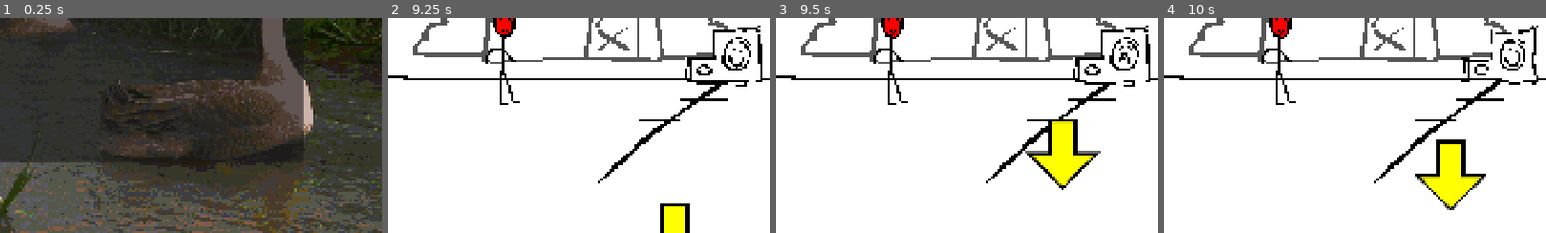
Above: before the commit, frames 1-4 (left to right).
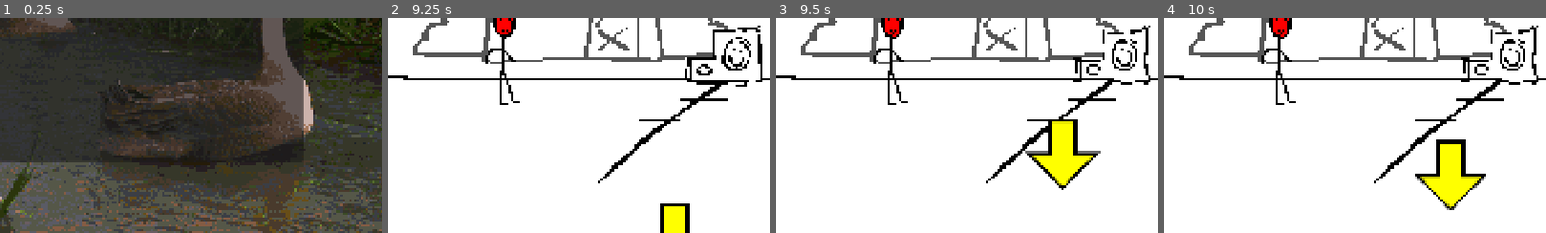
Above: after the commit, the same moments.

Repository: B3GD/b3gd
Game: Godot game, scene res://states/menus/freeplay/freeplay.tscn
Same seed, same stepped clock (60 frames per second), same inputs: the game is played once before the commit and once after it. Sound files missing from this copy of the repository are replaced by a short silence.
Inputs (mouse positions are % of the whole screen's width and height, from its top left):
- Up to frame 1 (0.25 s): no input
- Up to frame 2 (9.25 s): tap Enter at 0.5, 2, 3.5 s; move the mouse to (72, 45) at 0.52 s; hold Up (editor_time_up) 0.53-1.25 s; click (72, 45) at 0.67 s; tap Space (editor_pause) at 1.25, 2.75, 4.25 s; drag from (30, 55) to (45, 70) at 1.27 s; move the mouse to (60, 28) at 2.02 s; hold Up (editor_time_up) 2.03-2.75 s; drag from (45, 70) to (20, 35) at 2.77 s; move the mouse to (80, 65) at 3.52 s; hold Down (editor_time_down) 3.53-4.25 s; tap Keypad 7 (editor_activate) at 4.15 s; drag from (20, 35) to (35, 25) at 4.27 s; move the mouse to (55, 50) at 5.02 s; hold Down (editor_time_down) 5.03-5.75 s; click (55, 50) at 5.17 s; drag from (35, 25) to (30, 55) at 5.77 s; move the mouse to (72, 45) at 6.52 s; hold Up (editor_time_up) 6.53-7.25 s; drag from (30, 55) to (45, 70) at 7.27 s; move the mouse to (60, 28) at 8.02 s; hold Down (editor_time_down) 8.03-8.75 s; drag from (45, 70) to (20, 35) at 8.77 s
- Up to frame 3 (9.5 s): no input
- Up to frame 4 (10 s): move the mouse to (80, 65) at 9.52 s; hold Up (editor_time_up) from 9.53 s (still down); click (80, 65) at 9.67 s
The pictures show only the part of the screen within x 33-83%, y 48-98%; the shares and areas given below are measured in that part.

Frames 1-2 are identical in both runs. In frame 3, 1.6% of the frame differs, in the area x 77-98%, y 3-32%; in frame 4, nothing differs.

Commit message:
many simplifications - backport from beta 3

Diff:
--- a/b3gd/chart_data/chart_metadata.gd
+++ b/b3gd/chart_data/chart_metadata.gd
@@ -2,3 +2,4 @@
 
 @export var name:String
 @export var credits:Dictionary[String, PackedStringArray]
+@export var custom:Dictionary[String, Variant]
--- a/b3gd/chart_data/events/abstract/tween_event.gd
+++ b/b3gd/chart_data/events/abstract/tween_event.gd
@@ -14,6 +14,7 @@
 	"value": null
 }
 var force_ignore = false
+var multiply = false
 
 
 func init():
@@ -27,14 +28,19 @@
 		tween_tracker.node.get(tween_tracker.property).kill()
 		tween_tracker.node.set(tween_tracker.property, null)
 
+	var tween_value = to_tween.value
+	if multiply:
+		tween_value = to_tween.node.get(to_tween.property) * tween_value
+
 	if !tween:
-		to_tween.node.set(to_tween.property, to_tween.value)
+		to_tween.node.set(to_tween.property, tween_value)
 		return
 	var current_tween = parent.get_tree().create_tween()
+
 	current_tween.tween_property(
 		to_tween.node,
 		to_tween.property,
-		to_tween.value,
+		tween_value,
 		duration / speed
 	).set_trans(transition).set_ease(ease_type)
 
--- a/b3gd/chart_data/events/call_function.gd
+++ b/b3gd/chart_data/events/call_function.gd
@@ -11,7 +11,13 @@
 
 func play(speed: float = 1.0):
 	var split_parameters = Array(function_parameters.split(",", false))
+	assert(node != null, "Call function: Node" + node_path + "does not exist")
 	if add_speed:
 		split_parameters.insert(0, speed)
-	if node != null:
-		node.callv(function_name, split_parameters)
+	var function_id = node.get_method_list().find_custom(func(x): return x.name == function_name)
+	assert(function_id >= 0, "Call function: function" + function_name + "does not exist")
+	var function_params = node.get_method_list()[function_id].args
+	for param_id in split_parameters.size():
+		var param = function_params[param_id]
+		split_parameters[param_id] = type_convert(split_parameters[param_id], param.type)
+	node.callv(function_name, split_parameters)
--- a/b3gd/chart_data/events/camera/camera_zoom.gd
+++ b/b3gd/chart_data/events/camera/camera_zoom.gd
@@ -1,6 +1,7 @@
 class_name EventCameraZoom extends EventTween
 
 @export var target_zoom: Vector2 = Vector2.ONE
+@export var multiplicative: bool = false
 
 func init():
 	if parent.get_tree().get_first_node_in_group("SceneCamera") == null:
@@ -12,3 +13,5 @@
 	to_tween.node = parent.get_tree().get_first_node_in_group("SceneCamera")
 	to_tween.property = "zoom"
 	to_tween.value = target_zoom
+
+	multiply = multiplicative
--- a/b3gd/chart_data/events/tween_custom.gd
+++ b/b3gd/chart_data/events/tween_custom.gd
@@ -1,8 +1,8 @@
 class_name EventTweenCustom extends EventTween
 
-@export var tween_tracker_path: NodePath
+@export var tween_tracker_path: String
 @export var tween_tracker_property: String
-@export var tween_node_path: NodePath
+@export var tween_node_path: String
 @export var tween_property: String
 @export var tween_value: Variant
 
@@ -10,9 +10,6 @@
 	var tween_node = parent.get_tree().current_scene.get_node(tween_node_path)
 	var tween_tracker_node = parent.get_tree().current_scene.get_node_or_null(tween_tracker_path)
 
-	if parent.get_tree().get_first_node_in_group("SceneCamera") == null:
-		force_ignore = true
-		return
 	tween_tracker.node = tween_tracker_node
 	tween_tracker.property = tween_tracker_property
 
--- a/b3gd/chart_data/notes/note_suffix.gd
+++ b/b3gd/chart_data/notes/note_suffix.gd
@@ -1,3 +1,3 @@
 class_name NoteSuffix extends Note
 
-@export var suffix = "alt"
+@export var suffix = "_alt"
--- a/b3gd/chart_data/strum_line.gd
+++ b/b3gd/chart_data/strum_line.gd
@@ -4,3 +4,5 @@
 @export var receptors: Array[Receptor]
 ## If this is true, Input on this strumline is automatic
 @export var cpu: bool
+
+var function: Callable
--- a/b3gd/chart_editor/chart_editor_activate.gd
+++ b/b3gd/chart_editor/chart_editor_activate.gd
@@ -18,15 +18,17 @@
 	editor.queue_free()
 	editor = null
 	$ChartLoader.load_notes(true)
-	$NoteManager.force_inactive = false
+	$NoteManager.process_mode = Node.PROCESS_MODE_INHERIT
+	$UI.process_mode = Node.PROCESS_MODE_INHERIT
 	$UI.visible = true
 
 	if $SongAudioPlayer.paused:
 		$SongAudioPlayer.unpause()
 
 func add_editor() -> void:
-	$NoteManager.force_inactive = true
+	$NoteManager.process_mode = Node.PROCESS_MODE_DISABLED
 	$ChartLoader.load_chart()
 	editor = load(editor_path).instantiate()
 	add_child(editor)
+	$UI.process_mode = Node.PROCESS_MODE_DISABLED
 	$UI.visible = false
--- a/b3gd/chart_player/chart_loader.gd
+++ b/b3gd/chart_player/chart_loader.gd
@@ -9,7 +9,6 @@
 @export var song_audio_player:AudioStreamPlayer
 @export var note_manager:Node
 @export var event_player:Node
-@export var status_handler:Node
 
 func _ready() -> void:
 	load_chart()
@@ -33,7 +32,6 @@
 	for i in chart.tracks.vocal_layers.size():
 		vocal_layers.append(i + start_index)
 
-
 	for track in tracks:
 		if track == null:
 			tracks.erase(track)
@@ -49,6 +47,7 @@
 	note_manager.strum_lines = chart_source.chart.strum_lines.duplicate_deep(Resource.DEEP_DUPLICATE_ALL)
 
 	for strum_line in note_manager.strum_lines:
+		strum_line.function = [note_manager.player_receptor_input, note_manager.cpu_receptor_input][int(strum_line.cpu)]
 		for receptor in strum_line.receptors:
 			receptor.last_press = Receptor.ReceptorInput.new()
 			receptor.last_press.input_time = 0
--- a/b3gd/chart_player/event_player.gd
+++ b/b3gd/chart_player/event_player.gd
@@ -29,8 +29,8 @@
 			events[last_played_event].play(song_audio_player.pitch_scale * -1)
 		return false
 	if last_played_event != -1 and events[last_played_event].time > song_audio_player.song_progress_seconds:
+		events[last_played_event].play(song_audio_player.pitch_scale * -1)
 		last_played_event = max(last_played_event - 1, -1)
-		events[last_played_event].play(song_audio_player.pitch_scale * -1)
 		return true
 	if last_played_event >= events.size() - 1:
 		return false
--- a/b3gd/chart_player/note_manager.gd
+++ b/b3gd/chart_player/note_manager.gd
@@ -1,11 +1,10 @@
 extends Node
-# I also stole this whole script from myself, it might need adjustment - gitgato
-
-var force_inactive := false # Chart editor will temporarily disable input.
 
 signal note_press(strum_line_id: int, receptor_id: int, note: Note, hold_delta: float)
-signal note_miss(strum_line_id: int, receptor_id: int)
+signal note_miss(strum_line_id: int, receptor_id: int, note: Note)
 
+## Hit window in seconds. Spans both sides.
+## (e.g. a hit window of 0.2 means 0.1 seconds before and after.)
 @export var hit_window = 0.2
 @export var hold_end_window = 0.12
 @export_group("Node References")
@@ -15,29 +14,25 @@
 var strum_lines: Array[StrumLine] = []
 
 func _process(_delta: float) -> void:
-	if force_inactive:
-		return
 	for strum_line_id in range(strum_lines.size()):
 		for receptor_id in strum_lines[strum_line_id].receptors.size():
-			if strum_lines[strum_line_id].cpu:
-				handle_auto_receptor_input(strum_line_id, receptor_id)
-			else:
-				handle_manual_receptor_input(strum_line_id, receptor_id)
+			strum_lines[strum_line_id].function.call(strum_line_id, receptor_id)
 
-func handle_auto_receptor_input(strum_line_id, receptor_id):
-	if strum_lines[strum_line_id].receptors[receptor_id].notes.size() == 0:
+func cpu_receptor_input(strum_line_id, receptor_id):
+	var receptor = strum_lines[strum_line_id].receptors[receptor_id]
+
+	if receptor.notes.size() == 0:
 		return
-	while strum_lines[strum_line_id].receptors[receptor_id].notes[0].time <= song_audio_player.song_progress_seconds:
+
+	while receptor.notes[0].time <= song_audio_player.song_progress_seconds:
 		hit_note(strum_line_id, receptor_id)
-		if strum_lines[strum_line_id].receptors[receptor_id].notes.size() == 0:
+		receptor.last_press.ignore_draw = false
+		if receptor.notes.size() == 0 or receptor.notes[0].hold_pressed:
 			return
-			if strum_lines[strum_line_id].receptors[receptor_id].notes[0].hold_pressed:
-				return
 
-func handle_manual_receptor_input(strum_line_id, receptor_id):
+func player_receptor_input(strum_line_id, receptor_id):
 	var input_name = "strumline_" + str(receptor_id)
-	if !InputMap.has_action(input_name):
-		return
+	assert(InputMap.has_action(input_name), "Action " + input_name + " does not exist.")
 	var is_pressed = Input.is_action_just_pressed(input_name)
 	var is_held = Input.is_action_pressed(input_name)
 	var receptor = strum_lines[strum_line_id].receptors[receptor_id]
@@ -47,27 +42,17 @@
 	if receptor.notes.size() > 0:
 		note_distance = receptor.notes[0].time - song_audio_player.song_progress_seconds
 
-	# If note outside of range, only ghost tap.
 	if note_distance > hit_window * 0.5:
 		if is_pressed:
 			hit_dummy(strum_line_id, receptor_id)
-		return
+	elif note_distance < hit_window * -0.5:
+		miss_note(strum_line_id, receptor_id)
+	else:
+		if !is_held and receptor.notes[0].hold_pressed and receptor.notes[0].length < hold_end_window:
+			receptor.notes.pop_front()
 
-	# If theres no notes here, nothing will happen.
-	if receptor.notes.size() == 0:
-		return
-
-	# If hold is almost done but end is forgotten, delete.
-	if !is_held and receptor.notes[0].hold_pressed and receptor.notes[0].length < hold_end_window:
-		receptor.notes.pop_front()
-
-	# If a note is behind hit window, Miss it
-	if note_distance <= -hit_window * 0.5:
-		miss_note(strum_line_id, receptor_id)
-		return
-
-	if is_pressed or (is_held and receptor.notes[0].hold_pressed):
-		hit_note(strum_line_id, receptor_id)
+		if is_pressed or (is_held and receptor.notes[0].hold_pressed):
+			hit_note(strum_line_id, receptor_id)
 
 func hit_dummy(strum_line_id, receptor_id):
 	strum_lines[strum_line_id].receptors[receptor_id].last_press.input_time = song_audio_player.song_progress_seconds
@@ -75,47 +60,41 @@
 	note_press.emit(strum_line_id, receptor_id, null, 1.0)
 
 func hit_note(strum_line_id, receptor_id):
-	mute_strumline(strum_line_id, false)
-
 	var receptor = strum_lines[strum_line_id].receptors[receptor_id]
 	receptor.last_press.input_time = song_audio_player.song_progress_seconds
 	receptor.last_press.dummy = false
-	var note_ref = receptor.notes[0]
+	var note = receptor.notes[0]
 
-	if note_ref.length > 0:
-		var time_difference = song_audio_player.song_progress_seconds - note_ref.time
+	var time_difference = song_audio_player.song_progress_seconds - note.time
+
+	if note.note_hit():
+		note_press.emit(strum_line_id, receptor_id, note, time_difference)
+		mute_strumline(strum_line_id, false)
+
+	if note.length > 0:
 		move_sustain(strum_line_id, receptor_id, time_difference)
-		if note_ref.note_hit():
-			note_press.emit(strum_line_id, receptor_id, note_ref, time_difference)
-		note_ref.hold_pressed = true
-
-	if note_ref.length <= 0:
-		var sushit = note_ref.hold_pressed
-		if !sushit:
-			if note_ref.note_hit():
-				note_press.emit(strum_line_id, receptor_id, note_ref, 1.0)
+	else:
 		receptor.notes.pop_front()
 
 func miss_note(strum_line_id, receptor_id):
-	mute_strumline(strum_line_id, true)
+	var note = strum_lines[strum_line_id].receptors[receptor_id].notes[0]
 
-	var receptor = strum_lines[strum_line_id].receptors[receptor_id]
-	var note_ref = receptor.notes[0]
+	if note.note_miss():
+		note_miss.emit(strum_line_id, receptor_id, note)
+		mute_strumline(strum_line_id, true)
 
-	if note_ref.note_miss():
-		note_miss.emit(strum_line_id, receptor_id)
+	if note.length > 0:
+		move_sustain(strum_line_id, receptor_id, hit_window, true)
+	else:
+		strum_lines[strum_line_id].receptors[receptor_id].notes.pop_front()
 
-	if note_ref.length > 0:
-		move_sustain(strum_line_id, receptor_id, hit_window)
-		note_ref.hold_pressed = true
-		if note_ref.length > 0:
-			return
-	receptor.notes.pop_front()
-
-func move_sustain(strum_line_id, receptor_id, by: float):
+func move_sustain(strum_line_id, receptor_id, by: float, miss_on_negative: bool = false):
 	var note = strum_lines[strum_line_id].receptors[receptor_id].notes[0]
 	note.time += by
 	note.length -= by
+	note.hold_pressed = true
+	if note.length < 0 and miss_on_negative:
+		miss_note(strum_line_id, receptor_id)
 
 func mute_strumline(strum_line_id, mute):
 	var vocal_layer = chart_loader.vocal_layers[strum_line_id]
